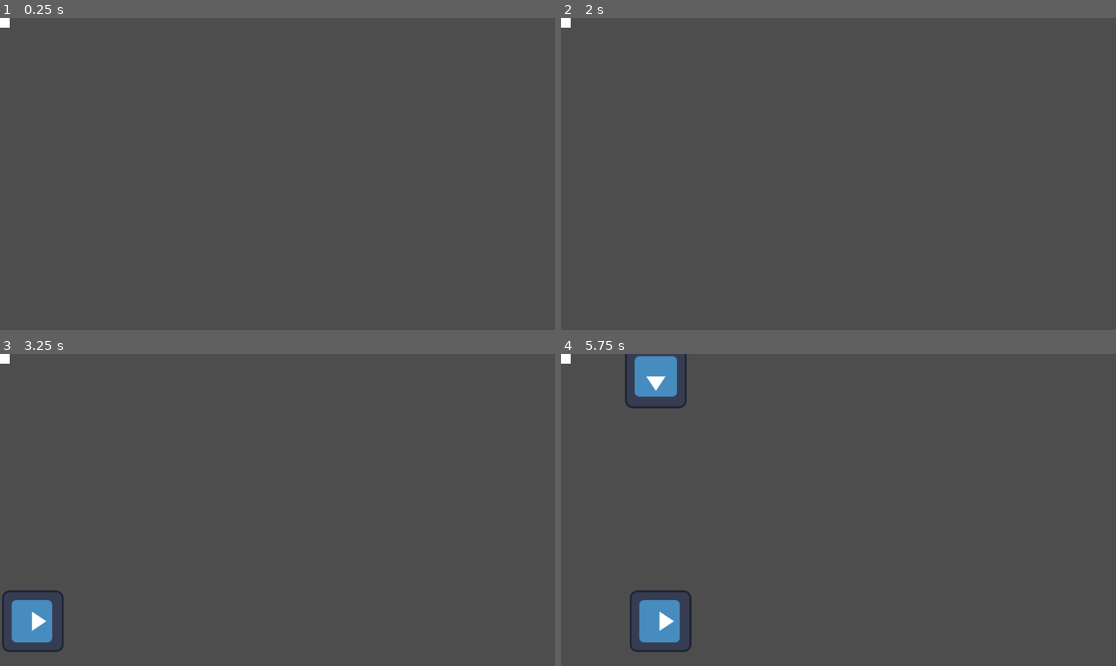
Above: before the commit, frames 1-4 (two rows, left to right).
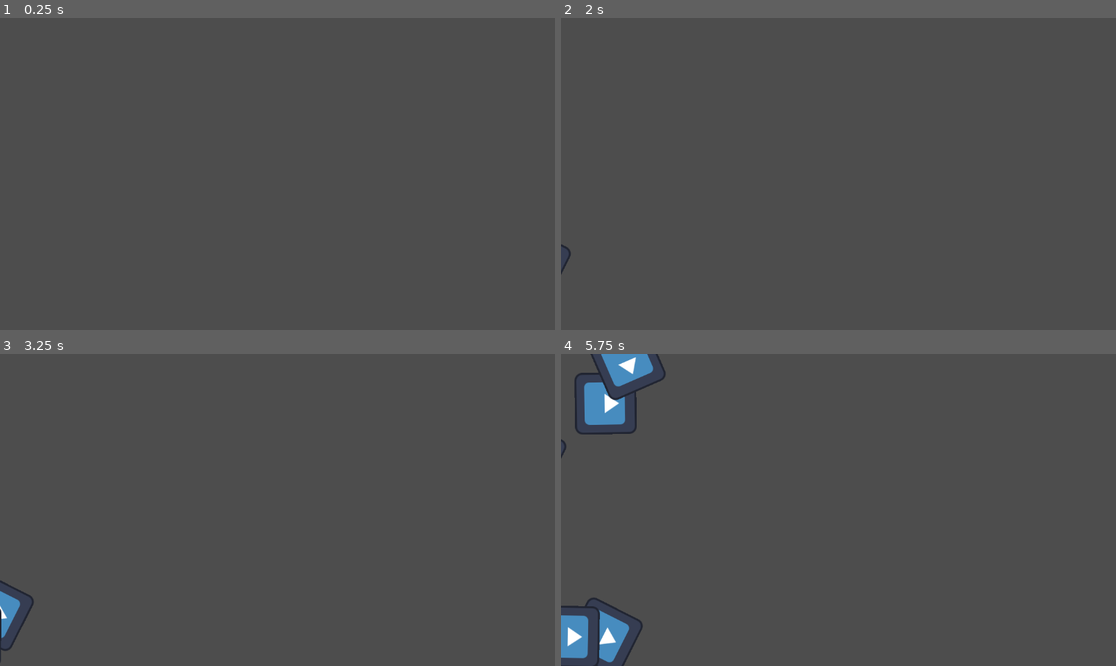
Above: after the commit, the same moments.

Repository: WickerBaskett/das-teroids
Game: Godot game, scene res://scenes/asteroid_spawner.tscn
The game is run twice, just before and just after one commit, with the same random seed, the same clock (stepped at 60 frames per second) and the same inputs. This scene is started directly instead of the project's main scene. The engine's default icon, where the game draws it, is replaced by a stand-in: a white triangle on a blue panel in a dark square.
Inputs:
- Up to frame 1 (0.25 s): no input
- Up to frame 2 (2 s): tap Enter at 0.5 s; tap Space at 1.25 s
- Up to frame 3 (3.25 s): tap Enter at 2 s
- Up to frame 4 (5.75 s): no input

The runs differ from the first frame. In frame 1, less than 0.1% of the frame differs, in the area x 0-2%, y 0-4%; in frame 2, 0.1%; in frame 3, 1.5%; in frame 4, 5.5%, in the area x 0-24%, y 0-100%.

Commit message:
Asteroids now spawn on the edge and move in a semi random direction across the screen

Diff:
--- a/das-teroids/scenes/asteroid.tscn
+++ b/das-teroids/scenes/asteroid.tscn
@@ -3,7 +3,7 @@
 [ext_resource type="Script" uid="uid://cqdbsi26c0obg" path="res://scripts/asteroid.gd" id="1_6mo6b"]
 [ext_resource type="Texture2D" uid="uid://xrlv3lweb26g" path="res://icon.svg" id="2_6mo6b"]
 
-[node name="asteroid" type="Node2D"]
+[node name="Asteroid" type="Node2D"]
 script = ExtResource("1_6mo6b")
 
 [node name="Sprite2D" type="Sprite2D" parent="."]
--- a/das-teroids/scenes/asteroid_spawner.tscn
+++ b/das-teroids/scenes/asteroid_spawner.tscn
@@ -1,18 +1,11 @@
-[gd_scene load_steps=2 format=3 uid="uid://b7pcppyjc6waa"]
+[gd_scene load_steps=2 format=3 uid="uid://b5gxv14cha4cl"]
 
 [ext_resource type="Script" uid="uid://p5yknyxamdw1" path="res://scripts/asteroid_spawner.gd" id="1_l5w2k"]
 
-[node name="Node2D" type="Node2D"]
+[node name="AsteroidSpawner" type="Node2D"]
 script = ExtResource("1_l5w2k")
 
 [node name="SpawnTimer" type="Timer" parent="."]
-wait_time = 2.0
 autostart = true
 
-[node name="ColorRect" type="ColorRect" parent="."]
-offset_left = -20.0
-offset_top = -20.0
-offset_right = 20.0
-offset_bottom = 20.0
-
 [connection signal="timeout" from="SpawnTimer" to="." method="_on_timer_timeout"]
--- a/das-teroids/scripts/asteroid_spawner.gd
+++ b/das-teroids/scripts/asteroid_spawner.gd
@@ -7,41 +7,46 @@
 func _ready() -> void:
 	view = get_viewport_rect();
 
+func _process(_delta: float) -> void:
+	view = get_viewport_rect();
+
 # Spawn an asteroid on the edge of the viewport
 func _on_timer_timeout() -> void:
 	print("Spawning asteroid...")
 	var instance = ASTEROID.instantiate();
 
-	##############################
-	#  Randomize spawn position  #
-	##############################
+	##########################################
+	#  Setup asteroid position and rotation  #
+	##########################################
 
 	# Start in the top left corner of the view
 	var pos = Vector2(view.position.x, view.position.y);
-	var rot;
+
+	# Add some offset to rotation
+	var rot = (randf() - 0.5);
+
+	# Pixels past the edge of the screen asteroids will spawn
+	var screen_offset = 100;
+
 	match (randi() % 4):
 		0: # Top Edge
 			pos.x += randf() * view.size.x;
-			rot = 0;
+			pos.y -= screen_offset;
+			rot += 0;
 		1: # Bottom Edge
 			pos.x += randf() * view.size.x;
-			pos.y += view.size.y;
-			rot = PI;
+			pos.y += view.size.y + screen_offset;
+			rot += PI;
 		2: # Left Edge
 			pos.y += randf() * view.size.y;
-			rot = 3 * PI / 2;
+			pos.x -= screen_offset;
+			rot += 3 * PI / 2;
 		3: # Right Edge
 			pos.y += randf() * view.size.y;
-			pos.x += view.size.x;
-			rot = PI / 2;
+			pos.x += view.size.x + screen_offset;
+			rot += PI / 2;
 
+	# Apply changes to instance
 	instance.position = pos;
-
-	#######################################
-	#  Point asteroid towards the screen  #
-	#######################################
-
 	instance.set_rotation(rot);
-
-
 	add_child(instance);
